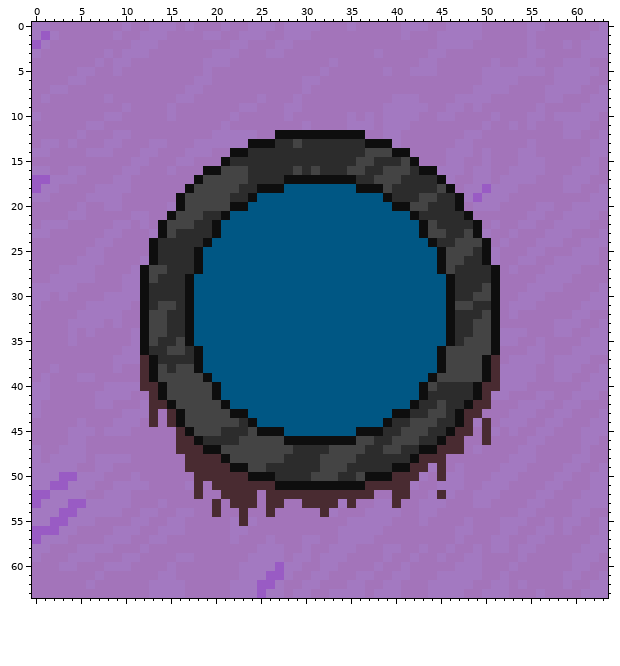
A pixel-art sprite gets an edit: core/assets/options.png. The picture above is the old version.
The file is 64x64 pixels.
Once edited:
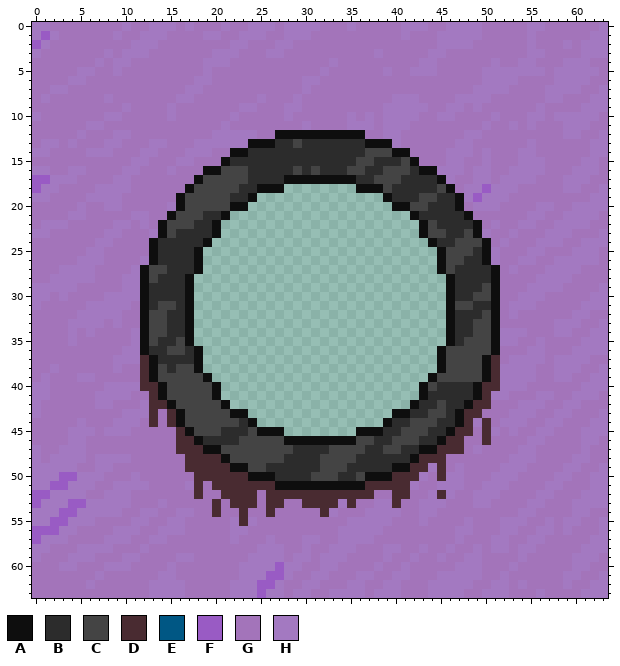
Palette (. is transparent): A #0e0e0e  B #2c2c2c  C #444444  D #492b31  E #005784  F #995bc4  G #a374ba  H #a379c1
What changed:
y 18: x 28..35 EEEEEEEE -> ........
y 19: x 25..38 EEEEEEEEEEEEEE -> ..............
y 20: x 24..39 EEEEEEEEEEEEEEEE -> ................
y 21: x 22..41 EEEEEEEEEEEEEEEEEEEE -> ....................
y 22..23: x 21..42 EEEEEEEEEEEEEEEEEEEEEE -> ......................
y 24: x 20..43 EEEEEEEEEEEEEEEEEEEEEEEE -> ........................
y 25..27: x 19..44 EEEEEEEEEEEEEEEEEEEEEEEEEE -> ..........................
y 28..35: x 18..45 EEEEEEEEEEEEEEEEEEEEEEEEEEEE -> ............................
y 36..38: x 19..44 EEEEEEEEEEEEEEEEEEEEEEEEEE -> ..........................
y 39: x 20..43 EEEEEEEEEEEEEEEEEEEEEEEE -> ........................
y 40..41: x 21..42 EEEEEEEEEEEEEEEEEEEEEE -> ......................
y 42: x 22..41 EEEEEEEEEEEEEEEEEEEE -> ....................
y 43: x 24..39 EEEEEEEEEEEEEEEE -> ................
y 44: x 25..38 EEEEEEEEEEEEEE -> ..............
y 45: x 28..35 EEEEEEEE -> ........
Pixel boxes of the changes (left, top, right, bottom) in both pictures:
erased: (194, 184, 446, 436)
